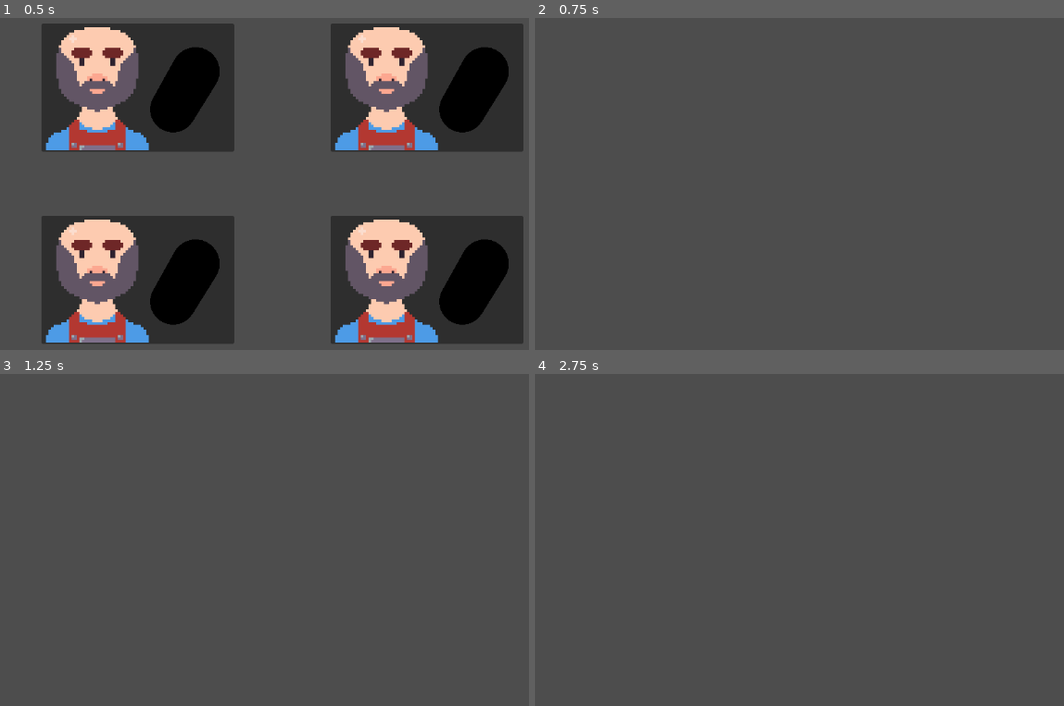
Above: before the commit, frames 1-4 (two rows, left to right).
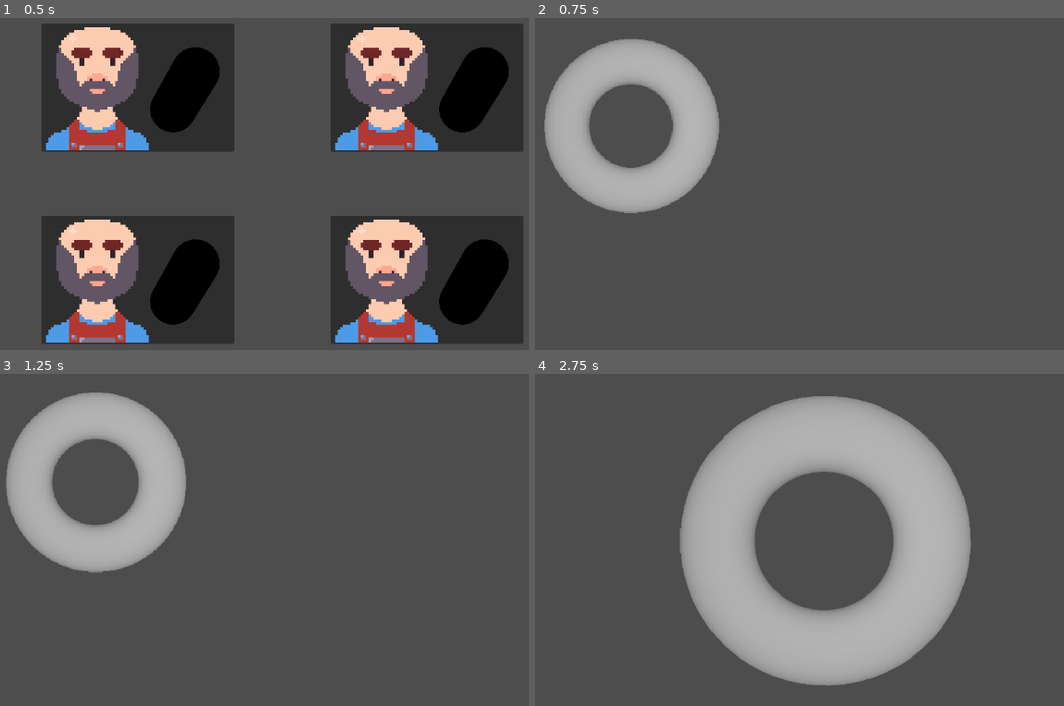
Above: after the commit, the same moments.

Repository: SUNTheBaer/lowball
Game: Godot game, scene res://levels/vendor_select.tscn
Two runs of this game, one before a commit and one after it. Both use one fixed random seed, a clock stepped at 60 frames per second and the inputs below. The engine's default icon, where the game draws it, is replaced by a stand-in: a white triangle on a blue panel in a dark square.
Inputs (mouse positions are in pixels of both pictures, inside the frame that each line leads up to):
- Up to frame 1 (0.5 s): no input
- Up to frame 2 (0.75 s): click (672, 87) at 0.52 s
- Up to frame 3 (1.25 s): no input
- Up to frame 4 (2.75 s): tap Enter at 1.25 s; move the mouse to (979, 516) at 1.27 s; click (979, 516) at 1.42 s; tap Space at 2 s; move the mouse to (672, 559) at 2.02 s; click (672, 559) at 2.17 s

Frame 1 is identical in both runs. In frame 2, 10% of the frame differs, in the area x 1-35%, y 6-59%; in frame 3, 11%; in frame 4, 29%, in the area x 27-83%, y 6-94%.

Commit message:
Adding in market item interactables

Diff:
--- /dev/null
+++ b/levels/market_item/market_item.gd
@@ -0,0 +1,9 @@
+extends Control
+
+@onready var sub_viewport: SubViewport = $SubViewportContainer/SubViewport
+@onready var market_item_animation_component: MarketItemAnimationComponent = $MarketItemAnimationComponent
+
+# Called when the node enters the scene tree for the first time.
+func _ready() -> void:
+	sub_viewport.market_item_clicked.connect(market_item_animation_component.on_click)
+	sub_viewport.market_item_escaped.connect(market_item_animation_component.on_escape)
--- /dev/null
+++ b/levels/market_item/market_item.tscn
@@ -0,0 +1,61 @@
+[gd_scene format=3 uid="uid://daermx8fh4rei"]
+
+[ext_resource type="Script" uid="uid://cnu5xi35ycdqi" path="res://levels/market_item/product_mesh.gd" id="1_78y5j"]
+[ext_resource type="Script" uid="uid://bnhhkosofls6f" path="res://levels/market_item/sub_viewport.gd" id="1_rd50n"]
+[ext_resource type="Script" uid="uid://btr2aspj1o60d" path="res://levels/market_item/market_item.gd" id="2_nfc5r"]
+[ext_resource type="Script" uid="uid://cllgctdv530uj" path="res://levels/market_item/market_item_animation_component.gd" id="4_nfc5r"]
+
+[sub_resource type="TorusMesh" id="TorusMesh_qoe8i"]
+
+[sub_resource type="StandardMaterial3D" id="StandardMaterial3D_nfc5r"]
+diffuse_mode = 3
+
+[node name="MarketItem" type="Control" unique_id=1652717039]
+layout_mode = 3
+anchors_preset = 15
+anchor_right = 1.0
+anchor_bottom = 1.0
+grow_horizontal = 2
+grow_vertical = 2
+script = ExtResource("2_nfc5r")
+
+[node name="SubViewportContainer" type="SubViewportContainer" parent="." unique_id=5959890]
+layout_mode = 1
+anchors_preset = 15
+anchor_right = 1.0
+anchor_bottom = 1.0
+grow_horizontal = 2
+grow_vertical = 2
+size_flags_horizontal = 8
+size_flags_vertical = 4
+stretch = true
+
+[node name="SubViewport" type="SubViewport" parent="SubViewportContainer" unique_id=74852308]
+transparent_bg = true
+handle_input_locally = false
+size = Vector2i(1152, 648)
+render_target_update_mode = 4
+script = ExtResource("1_rd50n")
+
+[node name="MarketItemObject" type="Node3D" parent="SubViewportContainer/SubViewport" unique_id=111538445]
+
+[node name="ProductMesh" type="MeshInstance3D" parent="SubViewportContainer/SubViewport/MarketItemObject" unique_id=1958873194]
+transform = Transform3D(-0.045767725, -0.034364626, -0.9983609, -0.9989518, 0.00073474646, 0.04576952, -0.0008393228, 0.99940914, -0.03436223, 0, 0, 0)
+mesh = SubResource("TorusMesh_qoe8i")
+surface_material_override/0 = SubResource("StandardMaterial3D_nfc5r")
+script = ExtResource("1_78y5j")
+
+[node name="Camera3D" type="Camera3D" parent="SubViewportContainer/SubViewport/MarketItemObject" unique_id=1976330360]
+transform = Transform3D(1, 0, 0, 0, 1, 0, 0, 0, 1, 0, 0, 1.9648061)
+current = true
+
+[node name="SpotLight3D" type="SpotLight3D" parent="SubViewportContainer/SubViewport/MarketItemObject" unique_id=1667011746]
+transform = Transform3D(1, 0, 0, 0, 1, 0, 0, 0, 1, 0, 0, 3)
+light_energy = 2.515
+spot_range = 4.0
+
+[node name="MarketItemAnimationComponent" type="Node" parent="." unique_id=2000247434]
+script = ExtResource("4_nfc5r")
+hover_scale = Vector2(1.2, 1.2)
+hover_time = 0.25
+transition_type = 1
--- /dev/null
+++ b/levels/market_item/market_item_animation_component.gd
@@ -0,0 +1,97 @@
+class_name MarketItemAnimationComponent extends Node
+
+@export var from_center: bool = true
+@export var hover_scale: Vector2 = Vector2(1,1)
+@export var hover_time: float = 0.1
+@export var zoom_time: float = 0.5
+@export var transition_type: Tween.TransitionType
+@export var ease_type : Tween.EaseType = Tween.EASE_OUT
+
+var target : Control
+var target_child : Control
+var default_scale : Vector2
+var default_target_z_index : int
+var default_target_child_z_index : int
+var default_target_offsets : Array[float] = [0, 0, 0, 0]
+var default_target_anchors : Array[float] = [0, 0, 0, 0]
+var default_target_child_offsets : Array[float] = [0, 0, 0, 0]
+var default_target_child_anchors : Array[float] = [0, 0, 0, 0]
+enum anchors { anchor_left, anchor_top, anchor_right, anchor_bottom }
+enum offsets { offset_left, offset_top, offset_right, offset_bottom }
+var expanded : bool = false
+
+# Called when the node enters the scene tree for the first time.
+func _ready() -> void:
+	target = get_parent()
+	target_child = get_parent().get_node("SubViewportContainer")
+
+	connect_signals()
+	call_deferred("setup")
+
+func setup() -> void:
+	if from_center:
+		target.pivot_offset = target.size / 2
+	default_scale = target.scale
+	default_target_z_index = target.z_index
+	default_target_child_z_index = target_child.z_index
+	default_target_offsets = [target.offset_left, target.offset_top, target.offset_right, target.offset_bottom]
+	default_target_anchors = [target.anchor_left, target.anchor_top, target.anchor_right, target.anchor_bottom]
+	default_target_child_offsets = [target_child.offset_left, target_child.offset_top, target_child.offset_right, target_child.offset_bottom]
+	default_target_child_anchors = [target_child.anchor_left, target_child.anchor_top, target_child.anchor_right, target_child.anchor_bottom]
+
+func connect_signals() -> void:
+	target.mouse_entered.connect(on_hover)
+	target.mouse_exited.connect(off_hover)
+
+func on_hover() -> void:
+	if !expanded:
+		hover_tween(hover_scale)
+
+func off_hover() -> void:
+	if !expanded:
+		hover_tween(default_scale)
+
+func on_click() -> void:
+	await off_hover()
+
+	expanded = true
+
+	var tween = get_tree().create_tween().set_parallel(true)
+
+	target.z_index = 100
+	target_child.z_index = 100
+
+	# Set anchors to full rect
+	zoom_tween(tween, target, anchors, [0.0, 0.0, 1.0, 1.0])
+	zoom_tween(tween, target_child, anchors, [0.0, 0.0, 1.0, 1.0])
+
+	# Set offset to 0, so the item is aligned with container
+	zoom_tween(tween, target, offsets, [0.0, 0.0, 0.0, 0.0])
+	zoom_tween(tween, target_child, offsets, [0.0, 0.0, 0.0, 0.0])
+
+func on_escape() -> void:
+	var tween = get_tree().create_tween().set_parallel(true)
+
+	# Set anchors to default values
+	zoom_tween(tween, target, anchors, default_target_anchors)
+	zoom_tween(tween, target_child, anchors, default_target_child_anchors)
+
+	# Set offset to default, so the item is aligned with container
+	zoom_tween(tween, target, offsets, default_target_offsets)
+	zoom_tween(tween, target_child, offsets, default_target_child_offsets)
+
+	await tween.finished
+
+	target.z_index = default_target_z_index
+	target_child.z_index = default_target_child_z_index
+
+	expanded = false
+
+func hover_tween(scale):
+	var tween = get_tree().create_tween()
+	tween.tween_property(target, "scale", scale, hover_time).set_trans(transition_type).set_ease(ease_type)
+	await tween.finished
+
+func zoom_tween(tween : Tween, target_node, properties, points : Array[float]) -> void:
+	for i in range(4):
+		tween.tween_property(target_node, properties.find_key(i) , points[i], zoom_time).set_trans(transition_type).set_ease(ease_type)
--- /dev/null
+++ b/levels/market_item/product_mesh.gd
@@ -0,0 +1,35 @@
+extends MeshInstance3D
+
+var rotating = false
+var expanded = false : set = _set_expanded, get = _get_expanded
+var default_rotation : Vector3 = Vector3.ZERO
+
+func _ready() -> void:
+	default_rotation = rotation
+
+func _input(event):
+	if expanded == true:
+		if event is InputEventMouseButton:
+			if event.is_pressed():
+				rotating = true
+
+			if event.is_released():
+				rotating = false
+
+		if event is InputEventMouseMotion and rotating:
+			var delta = get_process_delta_time()
+			var rel = event.relative
+
+			rotate_y(rel.x * .7 * delta)
+			rotate_z(rel.y * .7 * delta)
+
+func _set_expanded(status):
+	expanded = status
+
+func _get_expanded() -> bool:
+	return expanded
+
+func reset_rotation() -> void:
+	var tween = get_tree().create_tween()
+	tween.tween_property(self, "rotation", default_rotation, 0.5).set_trans(Tween.TransitionType.TRANS_SINE).set_ease(Tween.EASE_OUT)
+	await tween.finished
--- /dev/null
+++ b/levels/market_item/sub_viewport.gd
@@ -0,0 +1,21 @@
+extends SubViewport
+
+@onready var animation_player: AnimationPlayer = $"../../AnimationPlayer"
+@onready var market_item_object: Node3D = $MarketItemObject
+
+var expanded = false
+signal market_item_clicked()
+signal market_item_escaped()
+
+func _input(event):
+	if event is InputEventMouseButton:
+		if event.is_pressed() and expanded == false:
+				market_item_clicked.emit()
+				expanded = true
+				market_item_object.get_node("ProductMesh").expanded = true
+
+	if event.is_action_pressed("escape"):
+		market_item_escaped.emit()
+		market_item_object.get_node("ProductMesh").reset_rotation()
+		expanded = false
+		market_item_object.get_node("ProductMesh").expanded = false
--- a/levels/vendor_item_screen.tscn
+++ b/levels/vendor_item_screen.tscn
@@ -1,3 +1,19 @@
 [gd_scene format=3 uid="uid://c7fx1xd2ylt2a"]
 
-[node name="VendorItemScreen" type="Node2D" unique_id=1170594701]
+[ext_resource type="PackedScene" uid="uid://daermx8fh4rei" path="res://levels/market_item/market_item.tscn" id="1_gbbtq"]
+
+[node name="VendorItemScreen" type="Control" unique_id=771593342]
+layout_mode = 3
+anchors_preset = 15
+anchor_right = 1.0
+anchor_bottom = 1.0
+grow_horizontal = 2
+grow_vertical = 2
+
+[node name="MarketItem" parent="." unique_id=1652717039 instance=ExtResource("1_gbbtq")]
+layout_mode = 1
+anchors_preset = -1
+offset_left = 95.0
+offset_top = 64.0
+offset_right = -680.0
+offset_bottom = -242.0
--- a/levels/vendor_select.gd
+++ b/levels/vendor_select.gd
@@ -1,4 +1,4 @@
-extends Node2D
+extends Control
 
 var vendor_panels = []
 var vendor_sprites = []
--- a/levels/vendor_select.tscn
+++ b/levels/vendor_select.tscn
@@ -3,29 +3,59 @@
 [ext_resource type="PackedScene" uid="uid://b4cmdsdhan5wh" path="res://characters/vendor_panel_template.tscn" id="1_6r5jp"]
 [ext_resource type="Script" uid="uid://cc17j3arqu1t5" path="res://levels/vendor_select.gd" id="1_x3huo"]
 
-[node name="VendorSelect" type="Node2D" unique_id=287184111]
+[node name="VendorSelect" type="Control" unique_id=481370773]
+layout_mode = 3
+anchors_preset = 15
+anchor_right = 1.0
+anchor_bottom = 1.0
+grow_horizontal = 2
+grow_vertical = 2
 script = ExtResource("1_x3huo")
 
 [node name="VendorPanelTemplate1" parent="." unique_id=2077156705 instance=ExtResource("1_6r5jp")]
-offset_left = 200.0
-offset_top = 75.0
-offset_right = 500.0
-offset_bottom = 275.0
+layout_mode = 1
+anchors_preset = -1
+anchor_left = 0.30400002
+anchor_top = 0.27
+anchor_right = 0.30400002
+anchor_bottom = 0.27
+offset_left = -150.20801
+offset_top = -99.96001
+offset_right = 149.79199
+offset_bottom = 100.03999
 
 [node name="VendorPanelTemplate2" parent="." unique_id=2048795951 instance=ExtResource("1_6r5jp")]
-offset_left = 650.0
-offset_top = 75.0
-offset_right = 950.0
-offset_bottom = 275.0
+layout_mode = 1
+anchors_preset = -1
+anchor_left = 0.694
+anchor_top = 0.27
+anchor_right = 0.694
+anchor_bottom = 0.27
+offset_left = -149.48804
+offset_top = -99.96001
+offset_right = 150.51196
+offset_bottom = 100.03999
 
 [node name="VendorPanelTemplate3" parent="." unique_id=1474464993 instance=ExtResource("1_6r5jp")]
-offset_left = 200.0
-offset_top = 375.0
-offset_right = 500.0
-offset_bottom = 575.0
+layout_mode = 1
+anchors_preset = -1
+anchor_left = 0.30400002
+anchor_top = 0.73300004
+anchor_right = 0.30400002
+anchor_bottom = 0.73300004
+offset_left = -150.20801
+offset_top = -99.98404
+offset_right = 149.79199
+offset_bottom = 100.01596
 
 [node name="VendorPanelTemplate4" parent="." unique_id=1073659523 instance=ExtResource("1_6r5jp")]
-offset_left = 650.0
-offset_top = 375.0
-offset_right = 950.0
-offset_bottom = 575.0
+layout_mode = 1
+anchors_preset = -1
+anchor_left = 0.694
+anchor_top = 0.73300004
+anchor_right = 0.694
+anchor_bottom = 0.73300004
+offset_left = -149.48804
+offset_top = -99.98404
+offset_right = 150.51196
+offset_bottom = 100.01596
--- a/project.godot
+++ b/project.godot
@@ -19,6 +19,14 @@
 
 SceneSwitcher="*uid://dm7gjh5xeshj8"
 
+[input]
+
+escape={
+"deadzone": 0.2,
+"events": [Object(InputEventKey,"resource_local_to_scene":false,"resource_name":"","device":-1,"window_id":0,"alt_pressed":false,"shift_pressed":false,"ctrl_pressed":false,"meta_pressed":false,"pressed":false,"keycode":0,"physical_keycode":4194305,"key_label":0,"unicode":0,"location":0,"echo":false,"script":null)
+]
+}
+
 [physics]
 
 3d/physics_engine="Jolt Physics"
Not shown, added: levels/market_item/market_item.gd.uid
Not shown, added: levels/market_item/market_item_animation_component.gd.uid
Not shown, added: levels/market_item/product_mesh.gd.uid
Not shown, added: levels/market_item/sub_viewport.gd.uid
